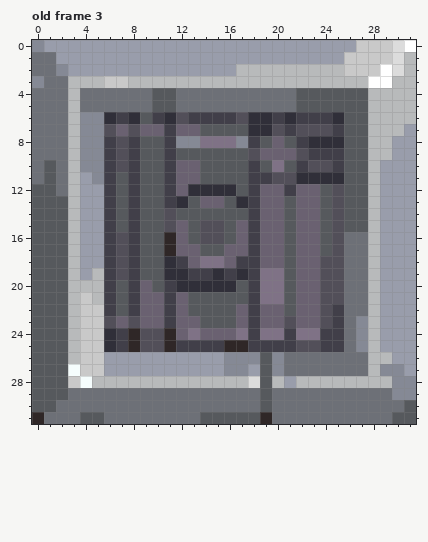
One commit to this pixel-art file: 2x2.aseprite. The picture above was drawn from the file before the commit.
32x32 pixels, 19 frames. Pixels under 10% opacity are left out. Colours within 5 levels of each other are drawn and written as one. Shown: old frame 3. The commit also changed other frames, which this record leaves out.
After:
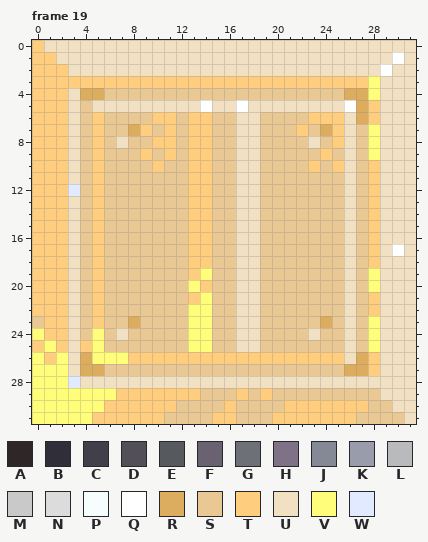
Palette (. is transparent): A #2f2727  B #302f39  C #413f49  D #524f59  E #56595d  F #6a6171  G #6d7077  H #7f7286  J #858995  K #999dab  L #b8babb  M #c9c9c9  N #dcdcdc  P #f5fdfd  Q #ffffff  R #dcad5e  S #e9c893  T #ffcd7e  U #f2e0c2  V #fffd79  W #e1eaff
A new or re-ordered frame is compared with the old frame closest to it.
The exact change:
frames 19 -> 21
Changed rows in their new state; - is an unchanged pixel.
Frame 19 is new; against old frame 3, layer "Layer 3":
first column x 0:
 0 TUUUUUUUUUUUUUUUUUUUUUUUUUUUUUUU
 1 TTUUUUUUUUUUUUUUUUUUUUUUUUUUUUQU
 2 TTTUUUUUUUUUUUUUUUUUUUUUUUUUU-UU
 3 TTTTTTTTTTTTTTTTTTTTTTTTTTTTVUUU
 4 TTTURRSSSSSSSSSSSSSSSSSSSSRRVUUU
 5 TTTUSUUUUUUUUUQUUQUUUUUUUUQRTUUU
 6 TTTUSTSSSSTTSTTSSUUSSSSTTTURTUUU
 7 TTTUSTSSRTSTSTTSSUUSSSTSRTUSVUUU
 8 TTTUSTSUSSTTSTTSSUUSSSSUSTUSVUUU
 9 TTTUSTSSSTSTSTTSSUUSSSSSTSUSVUUU
10 TTTUSTSSSSTSSTTSSUUSSSSTSTUSTUUU
11 TTTUSTSSSSSSSTTSSUUSSSSSSSUSTUUU
12 TTTWSTSSSSSSSTTSSUUSSSSSSSUSTUUU
13 TTTUSTSSSSSSSTTSSUUSSSSSSSUSTUUU
14 TTTUSTSSSSSSSTTSSUUSSSSSSSUSTUUU
15 TTTUSTSSSSSSSTTSSUUSSSSSSSUSTUUU
16 TTTUSTSSSSSSSTTSSUUSSSSSSSUSTUUU
17 TTTUSTSSSSSSSTTSSUUSSSSSSSUSTUQU
18 TTTUSTSSSSSSSTTSSUUSSSSSSSUSTUUU
19 TTTUSTSSSSSSSTVSSUUSSSSSSSUSVUUU
20 TTTUSTSSSSSSSVTSSUUSSSSSSSUSVUUU
21 TTTUSTSSSSSSSTVSSUUSSSSSSSUSTUUU
22 TTTUSTSSSSSSSVVSSUUSSSSSSSUSTUUU
23 STTUSTSSRSSSSVVSSUUSSSSSRSUSVUUU
24 VTTUSVSUSSSSSVVSSUUSSSSUSSUSVUUU
25 TVTUTVSSSSSSSVVSSUUSSSSSSSUSVUUU
26 VTVURVVVTTTTTTTTTTTTTTTTTTURTUUU
27 VVVURRSSSSSSSSSSSSSSSSSSSSRRTUUU
28 VVVWUUUUUUUUUUUUUUUUUUUUUUUUUUUU
29 VVVVVVVTTTTTTTSSSTSTSSSSSSSSSUUU
30 VVVVVVTTTTTTSSSSTSSSSTTTTTTTSSUU
31 VVVVVTTTTTTSSSSTTSSSTTTTTTTSSSSU
Changed places in both pictures, as pixel boxes (x1, y1, x2, y2):
changed: (32, 40, 416, 424)
